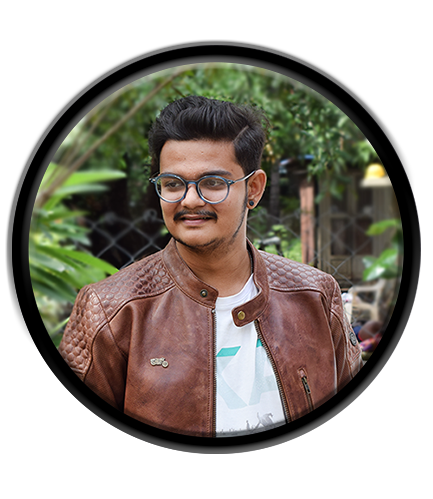
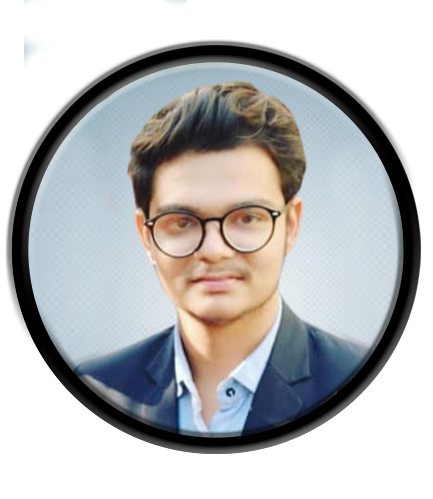
Revision of a layered (433, 499) image; what changed, layer by layer:
added layer "Group 1 copy" above "Group 1" over (24, 0, 403, 438)
